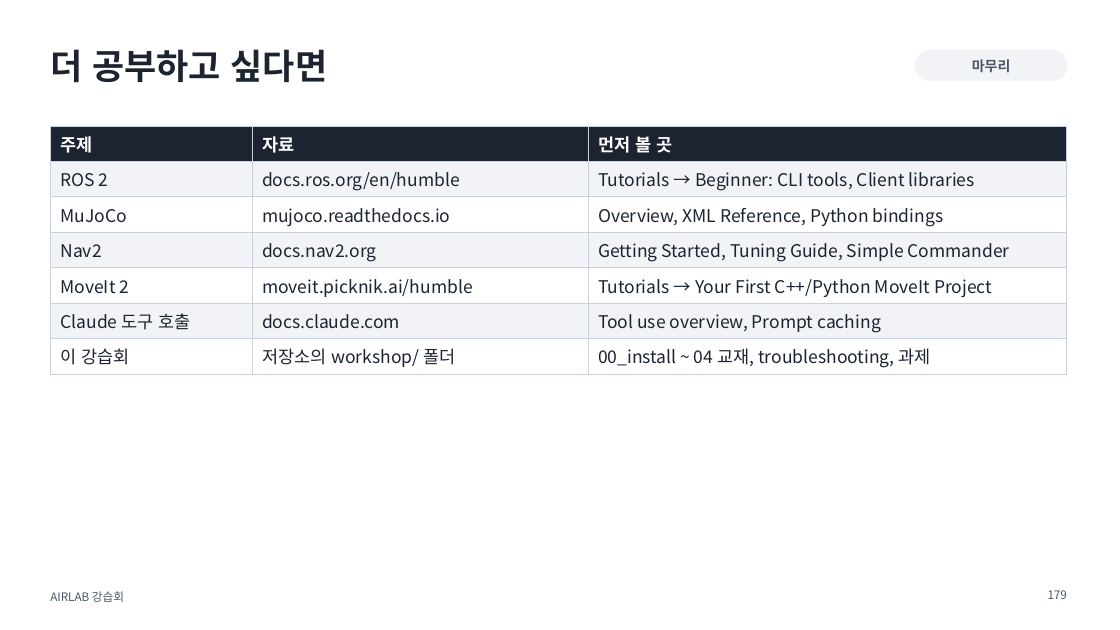
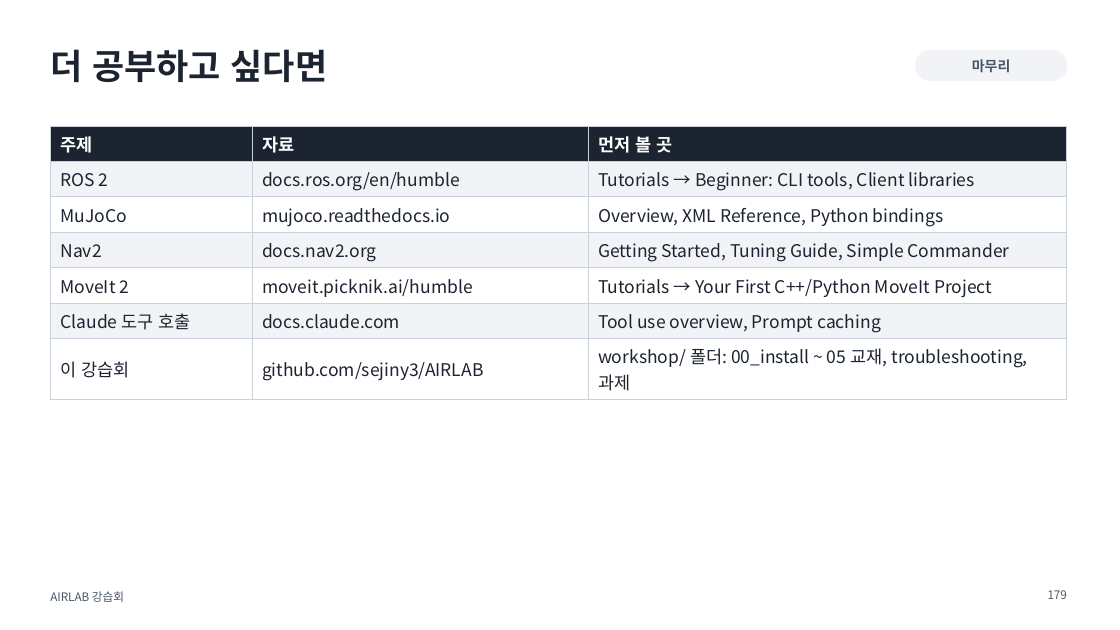
Before and after one commit to sejiny3/AIRLAB, a slide deck: slide 179 of workshop/slides/AIRLAB_workshop.pptx. Drawn at 1120x630 pixels with LibreOffice and Linux fonts; fonts in the diff are those of the drawing. Boxes give left, top, right and bottom in pixels: in the first picture for what was removed or moved away, otherwise in the second. Text is boxed around its words. In the diff, an @@ line names an element or a change of style, - is before the commit and + after.

```diff
--- a/workshop/slides/AIRLAB_workshop.pptx
+++ b/workshop/slides/AIRLAB_workshop.pptx
@@ table at (50, 126, 1067, 395) @@
-row 7, column 2: 저장소의 workshop/ 폴더
+row 7, column 2: github.com/sejiny3/AIRLAB
-row 7, column 3: 00_install ~ 04 교재, troubleshooting, 과제
+row 7, column 3: workshop/ 폴더: 00_install ~ 05 교재, troubleshooting, 과제
```
Also in this commit, not shown: 1 other slide changed, 6 other files.
